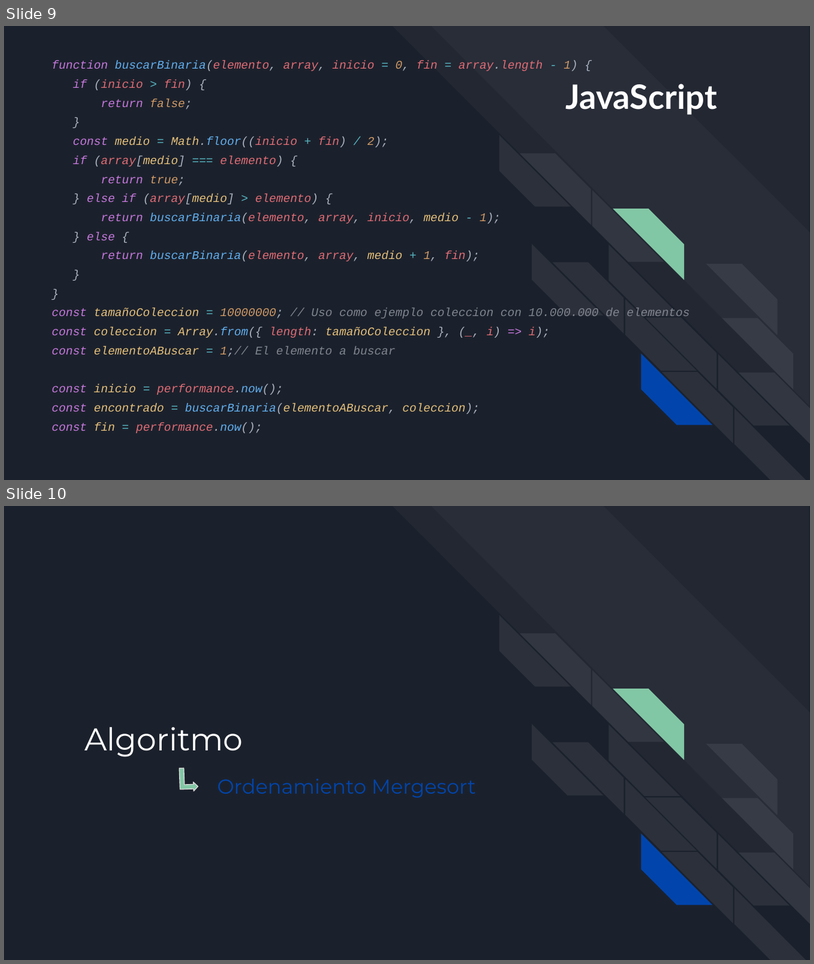
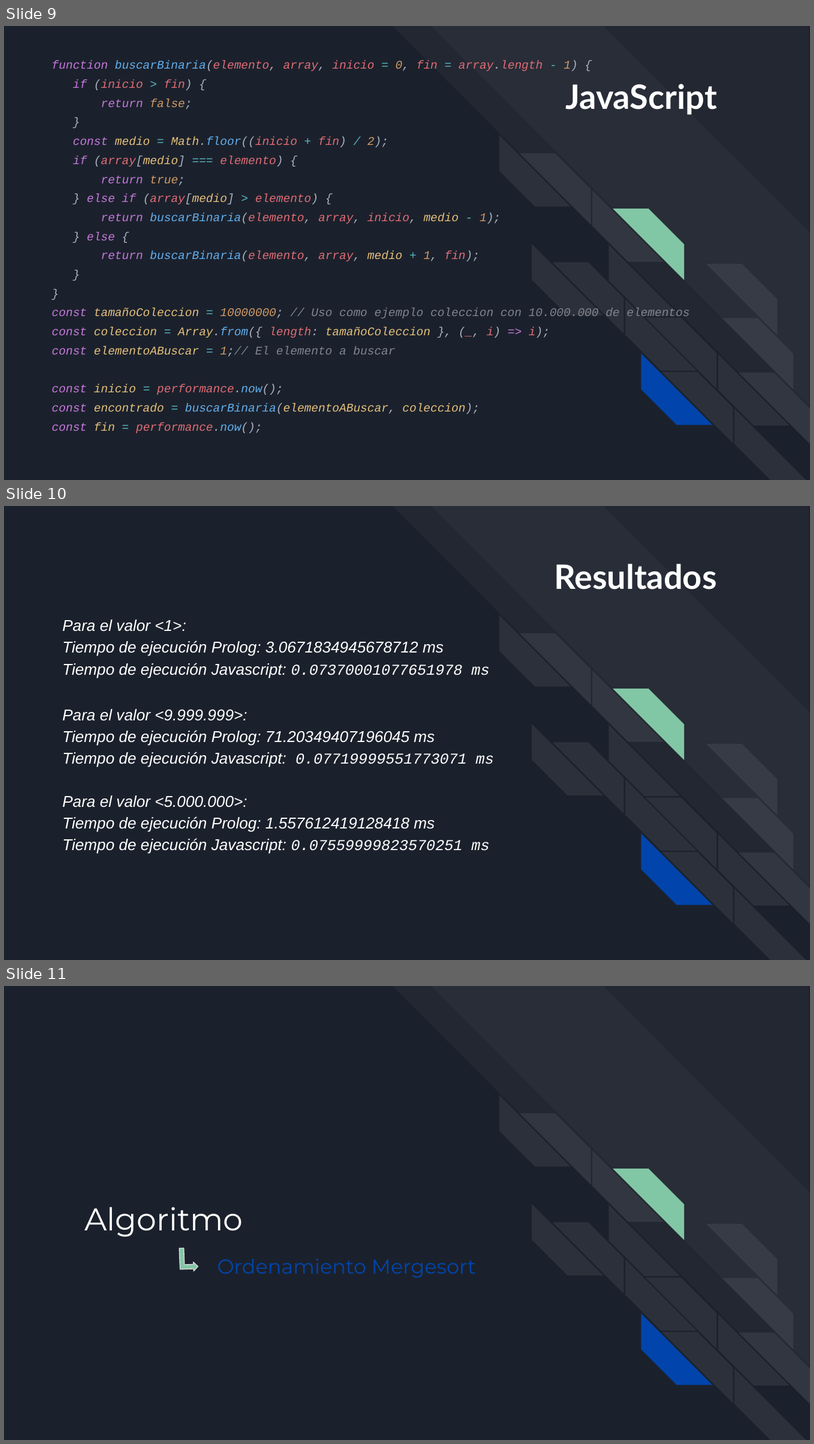
Before and after one commit to gianpetrii/Sintaxis-y-Semantica-de-los-Lenguajes-K2006-Grupo-3-2023, a slide deck: TP1-Grupo3-v1.pptx. Shown one above the other, each under a label of ours: slides 9 and 10 before the commit, slides 9, 10 and 11 after it. The pictures are 814x964 and 814x1444 pixels, drawn with LibreOffice and Linux fonts; fonts in the diff are those of the drawing. Boxes give left, top, right and bottom in pixels: in the first picture for what was removed or moved away, otherwise in the second. Text is boxed around its words. In the diff, an @@ line names an element or a change of style, - is before the commit and + after.

Commit message:
ppt con los resultados de las pruebas

```diff
--- a/TP1-Grupo3-v1.pptx
+++ b/TP1-Grupo3-v1.pptx
@@ slide 10 added at [4,506,810,960], background #1B212C; not listed: 18 template elements that a slide beside it also shows @@
@@ text added at [554,564,717,589], 30 pt, text #FFFFFF, bold @@
+Resultados
@@ text added at [62,619,494,853], 14 pt, text #FFFFFF, italic @@
+Para el valor <1>:
+Tiempo de ejecución Prolog: 3.0671834945678712 ms
+Tiempo de ejecución Javascript: 0.07370001077651978 ms
+Para el valor <9.999.999>:
+Tiempo de ejecución Prolog: 71.20349407196045 ms
+Tiempo de ejecución Javascript: 0.07719999551773071 ms
+Para el valor <5.000.000>:
+Tiempo de ejecución Prolog: 1.557612419128418 ms
+Tiempo de ejecución Javascript: 0.07559999823570251 ms
@@ what was slide 10 is now slide 11 @@
```
Also in this commit, not shown: 1 other slide added.
